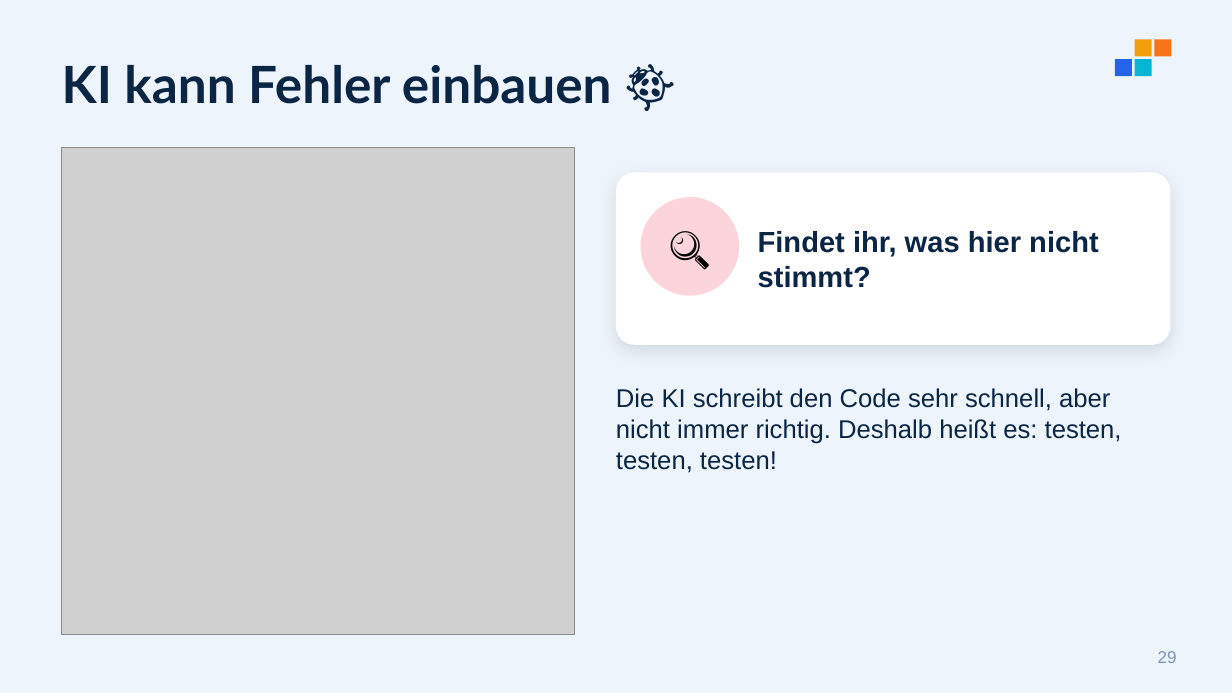
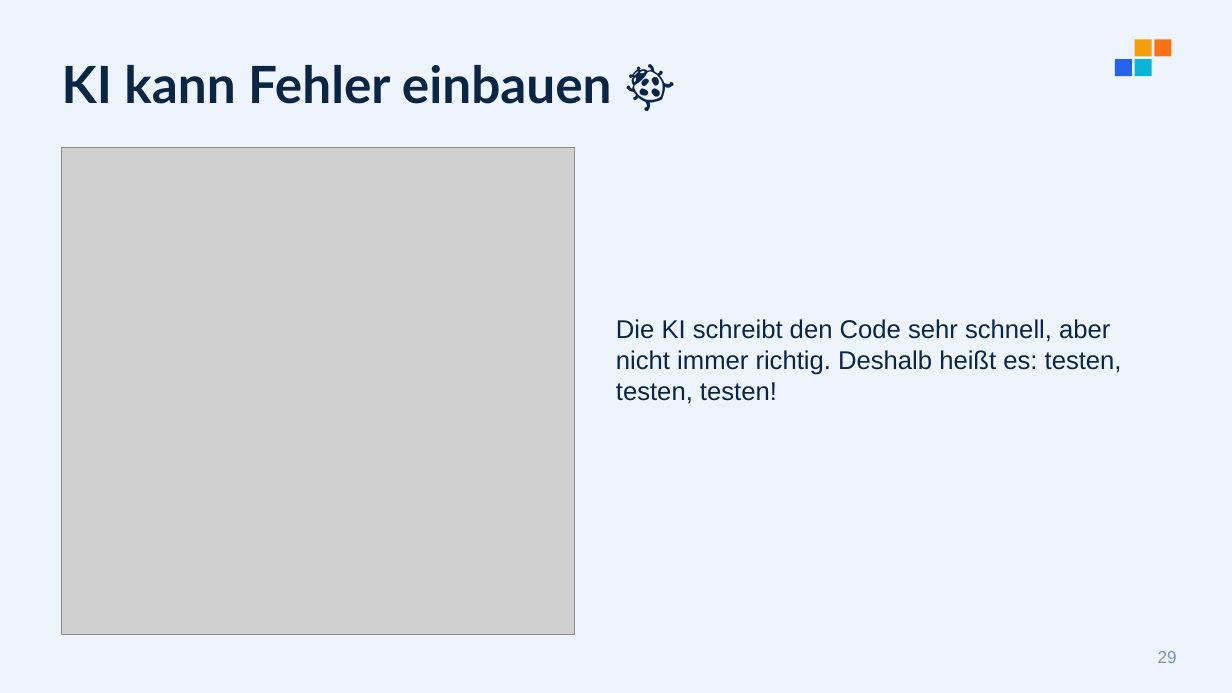
Before and after one commit to Robsbaer/monte26, a slide deck: slide 29 of Dokumente/Folien.pptx. Drawn at 1232x693 pixels with LibreOffice and Linux fonts; fonts in the diff are those of the drawing; grey boxes stand for pictures. Boxes give left, top, right and bottom in pixels: in the first picture for what was removed or moved away, otherwise in the second. Text is boxed around its words. In the diff, an @@ line names an element or a change of style, - is before the commit and + after.

```diff
--- a/Dokumente/Folien.pptx
+++ b/Dokumente/Folien.pptx
@@ rounded rectangle removed at <box>616,172,1170,345</box> @@
@@ ellipse removed at <box>641,197,739,296</box> @@
@@ text removed at <box>641,197,739,296</box> @@
-🔍
@@ text removed at <box>758,231,1099,288</box> @@
-Findet ihr, was hier nicht stimmt?
@@ text "Die KI schreibt den Code ...": place and size @@
-text "Die KI schreibt den Code ..." at <box>616,388,1122,473</box>
+text "Die KI schreibt den Code ..." at <box>616,319,1122,404</box>
```
Also in this commit, not shown: 19 other slides changed, 10 other files.
